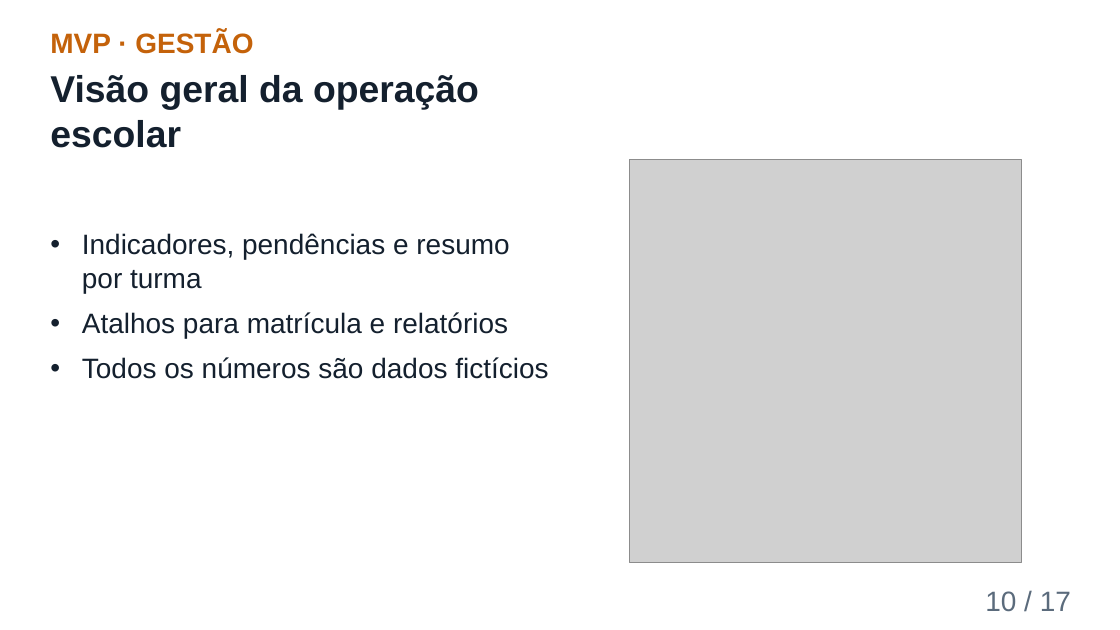
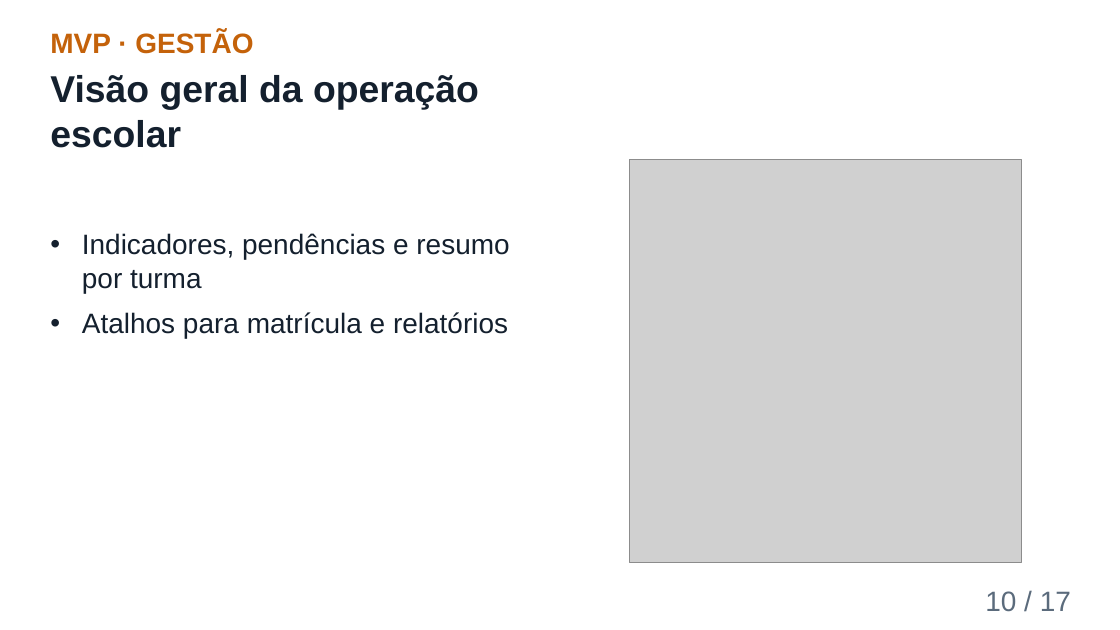
Before and after one commit to richaferreira/Safe_Student, a slide deck: slide 10 of slides/08_Apresentacao_Final_Safe_Student.pptx. Drawn at 1120x630 pixels with LibreOffice and Linux fonts; fonts in the diff are those of the drawing; grey boxes stand for pictures. Boxes give left, top, right and bottom in pixels: in the first picture for what was removed or moved away, otherwise in the second. Text is boxed around its words. In the diff, an @@ line names an element or a change of style, - is before the commit and + after.

```diff
--- a/slides/08_Apresentacao_Final_Safe_Student.pptx
+++ b/slides/08_Apresentacao_Final_Safe_Student.pptx
@@ text at [82, 357, 548, 379]: paragraph removed @@
-• Todos os números são dados fictícios
```
Also in this commit, not shown: 2 other slides changed, 1 other file.
